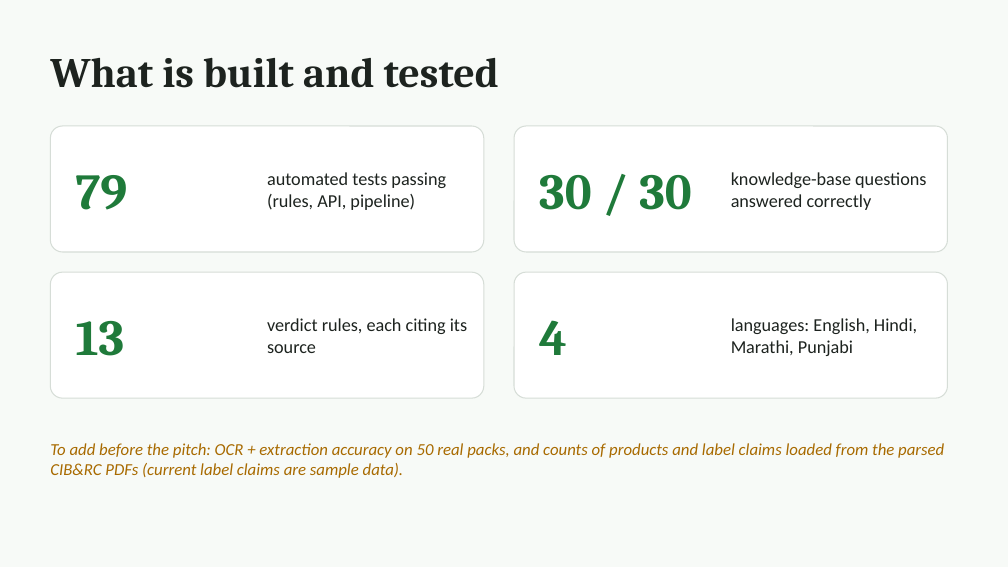
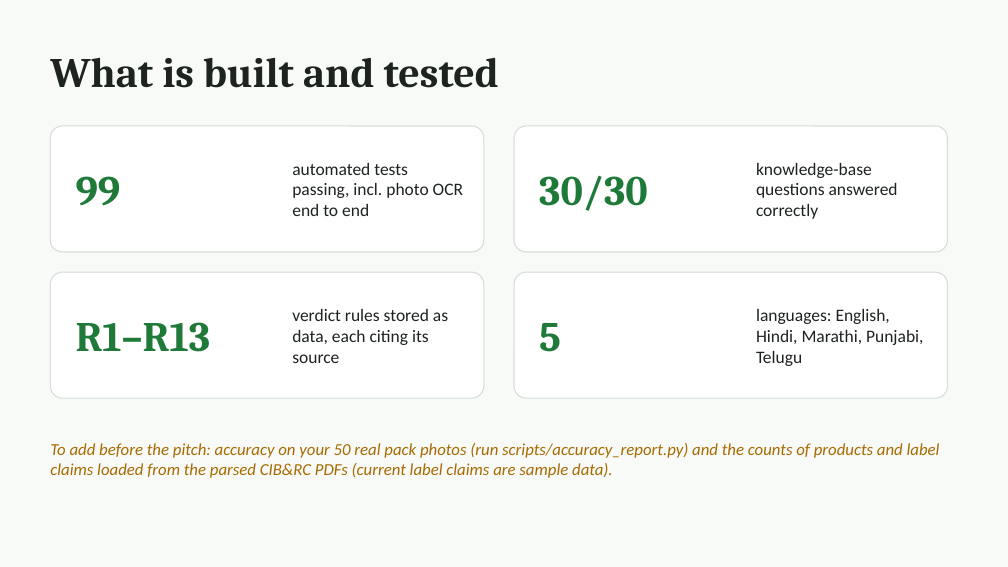
Before and after one commit to meenakshisatpathy20-del/dawacheck, a slide deck: slide 8 of docs/DawaCheck_pitch.pptx. Drawn at 1008x567 pixels with LibreOffice and Linux fonts; fonts in the diff are those of the drawing. Boxes give left, top, right and bottom in pixels: in the first picture for what was removed or moved away, otherwise in the second. Text is boxed around its words. In the diff, an @@ line names an element or a change of style, - is before the commit and + after.

```diff
--- a/docs/DawaCheck_pitch.pptx
+++ b/docs/DawaCheck_pitch.pptx
@@ text "knowledge-base questions answered correctly": place and size @@
-text "knowledge-base questions answered correctly" at <box>731,172,926,210</box>
+text "knowledge-base questions answered correctly" at <box>756,163,898,219</box>
@@ text "knowledge-base questions answered correctly" at <box>756,163,898,219</box>: size 13 to 12.5 pt @@
@@ text at <box>76,176,121,206</box>: text changed; size 36 to 30 pt @@
-79
+99
@@ text at <box>292,163,463,216</box>: text changed; size 13 to 12.5 pt @@
-automated tests passing (rules, API, pipeline)
+automated tests passing, incl. photo OCR end to end
@@ text at <box>539,176,648,211</box>: text changed; size 36 to 30 pt @@
-30 / 30
+30/30
@@ text at <box>76,322,211,352</box>: text changed; size 36 to 30 pt @@
-13
+R1–R13
@@ text at <box>292,309,448,363</box>: text changed; size 13 to 12.5 pt @@
-verdict rules, each citing its source
+verdict rules stored as data, each citing its source
@@ text at <box>539,323,561,352</box>: text changed; size 36 to 30 pt @@
-4
+5
@@ text at <box>756,309,923,366</box>: text changed; size 13 to 12.5 pt @@
-languages: English, Hindi, Marathi, Punjabi
+languages: English, Hindi, Marathi, Punjabi, Telugu
@@ text at <box>50,443,940,478</box>: text changed @@
-To add before the pitch: OCR + extraction accuracy on 50 real packs, and counts of products and label claims loaded from the parsed CIB&RC PDFs (current label claims are sample data).
+To add before the pitch: accuracy on your 50 real pack photos (run scripts/accuracy_report.py) and the counts of products and label claims loaded from the parsed CIB&RC PDFs (current label claims are sample data).
```
Also in this commit, not shown: 4 other slides changed, 17 other files.
